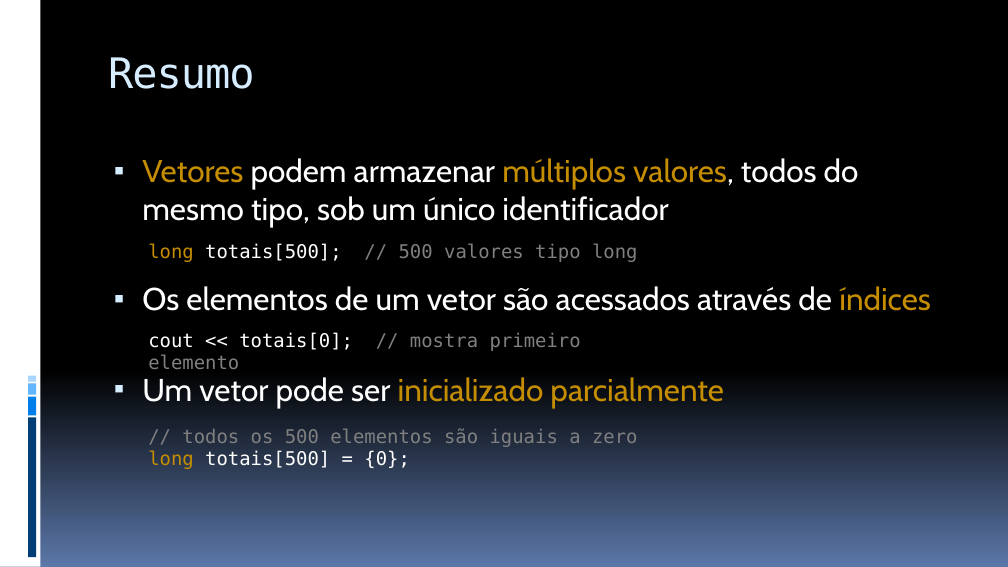
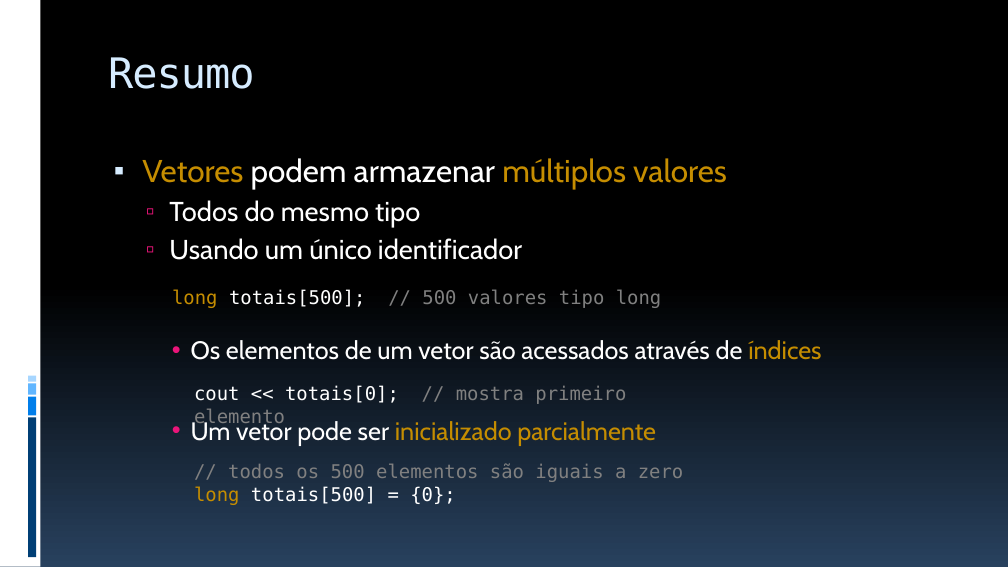
Before and after one commit to JudsonSS/ProgComp, a slide deck: slide 30 of Slides/10. Vetores.pptx (slide 31 before the commit). Drawn at 1008x567 pixels with LibreOffice and Linux fonts; fonts in the diff are those of the drawing. Boxes give left, top, right and bottom in pixels: in the first picture for what was removed or moved away, otherwise in the second. Text is boxed around its words. In the diff, an @@ line names an element or a change of style, - is before the commit and + after.

Commit message:
Novo Design

```diff
--- a/Slides/10. Vetores.pptx
+++ b/Slides/10. Vetores.pptx
@@ background gradient #000000 to #5B77A8 to gradient #000000 to #28415E @@
@@ text at (142, 158, 727, 260): text changed; size 30 to 26 pt @@
-▪ Vetores podem armazenar múltiplos valores, todos do mesmo tipo, sob um único identificador
+▪ Vetores podem armazenar múltiplos valores
+  ▫ Todos do mesmo tipo
+  ▫ Usando um único identificador
@@ text "long totais[500]; // 500 valores ...": place and size @@
-text "long totais[500]; // 500 valores ..." at (148, 243, 638, 262)
+text "long totais[500]; // 500 valores ..." at (172, 289, 662, 308)
@@ text at (191, 340, 821, 446): size 30 to 24 pt in "Os elementos de um vetor são acessados ...", "Um vetor pode ser inicializado parcialmente"; bullet ▪ to •; list level 1 to 3 in "Os elementos de um vetor ..."; bullet colour #D6ECFF to #EA157A; list level 1 to 3 in "Um vetor pode ser inicializado ..." @@
@@ text "cout << totais[0]; // mostra ...": place and size @@
-text "cout << totais[0]; // mostra ..." at (148, 332, 581, 351)
+text "cout << totais[0]; // mostra ..." at (194, 385, 626, 404)
@@ text "// todos os 500 elementos ...": place and size @@
-text "// todos os 500 elementos ..." at (148, 428, 638, 469)
+text "// todos os 500 elementos ..." at (194, 463, 684, 505)
```
Also in this commit, not shown: 29 other slides changed, 1 slide removed.
